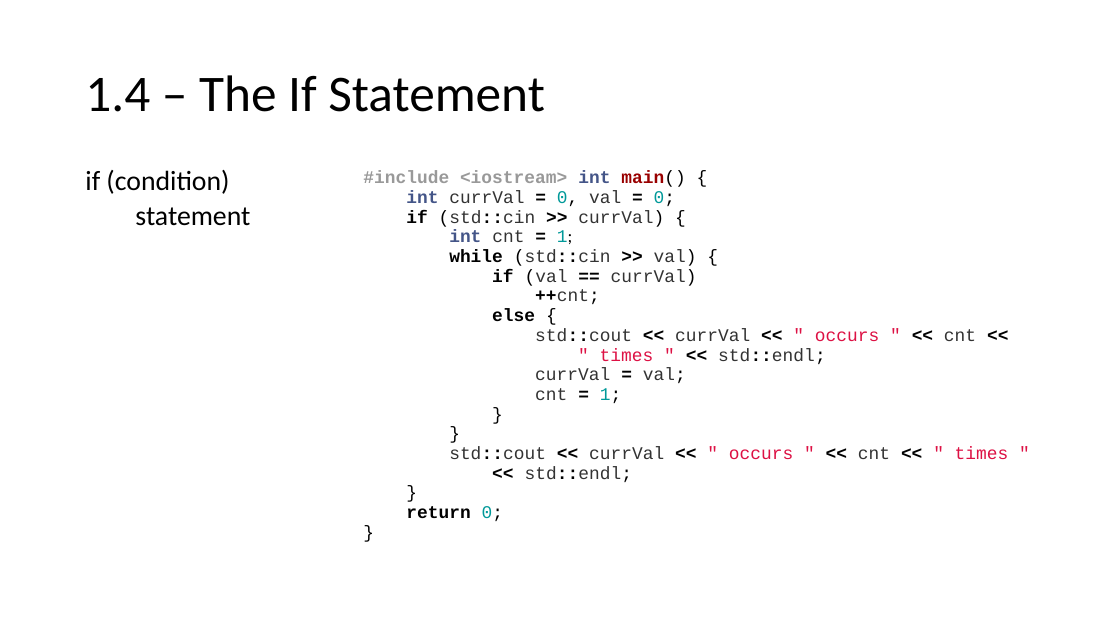
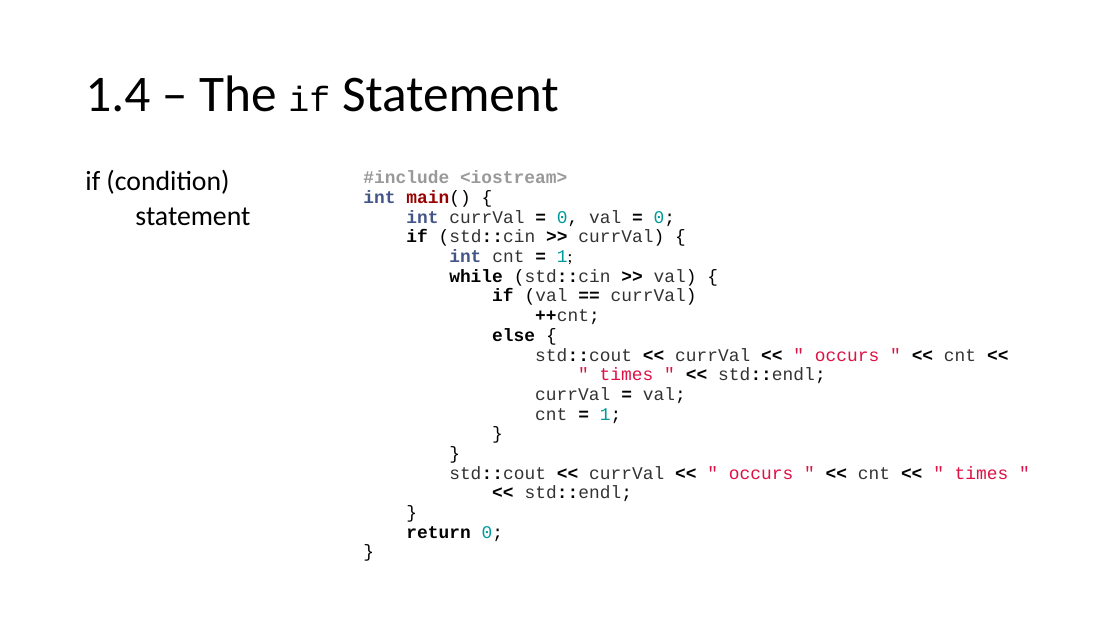
Before and after one commit to pdholmes/CppPrimerPrimer, a slide deck: slide 13 of chapter_01/lecture_01.pptx. Drawn at 1120x630 pixels with LibreOffice and Linux fonts; fonts in the diff are those of the drawing. Boxes give left, top, right and bottom in pixels: in the first picture for what was removed or moved away, otherwise in the second. Text is boxed around its words. In the diff, an @@ line names an element or a change of style, - is before the commit and + after.

Commit message:
updated powerpoint

```diff
--- a/chapter_01/lecture_01.pptx
+++ b/chapter_01/lecture_01.pptx
@@ title at (85,75,559,112): text changed @@
-1.4 – The If Statement
+1.4 – The if Statement
@@ text at (363,171,567,207): text changed @@
-#include <iostream> int main() {
+#include <iostream>
+int main() {
```
Also in this commit, not shown: 6 other slides changed, 1 other file.
